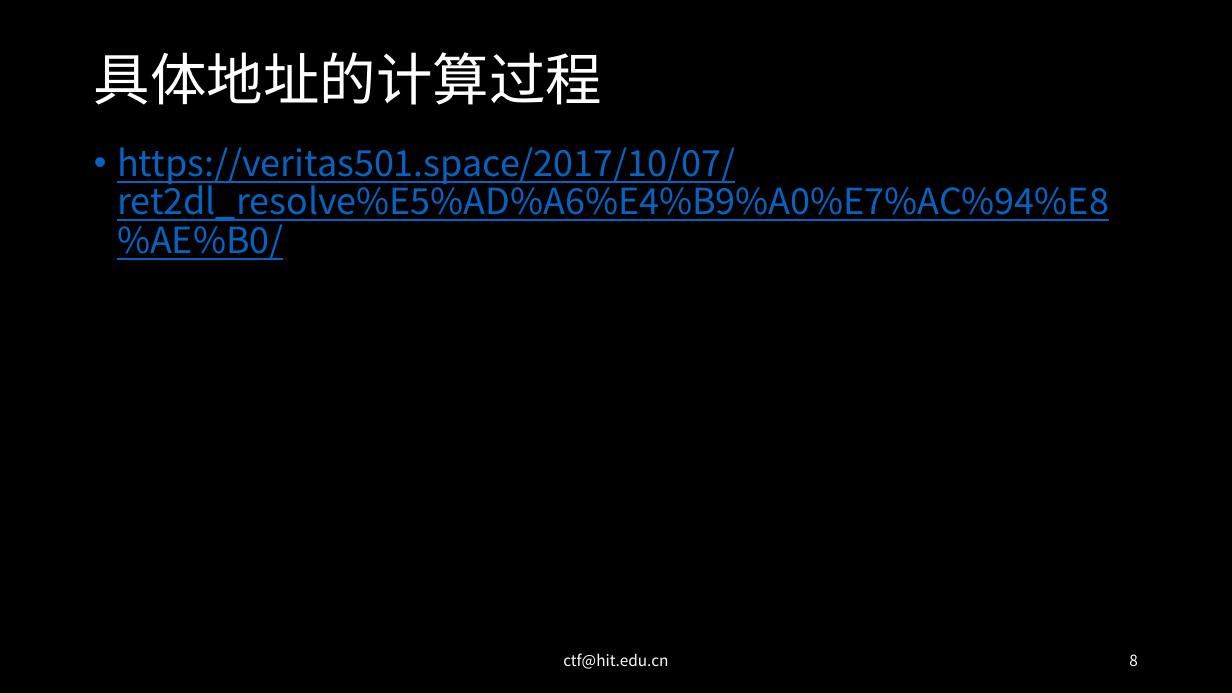
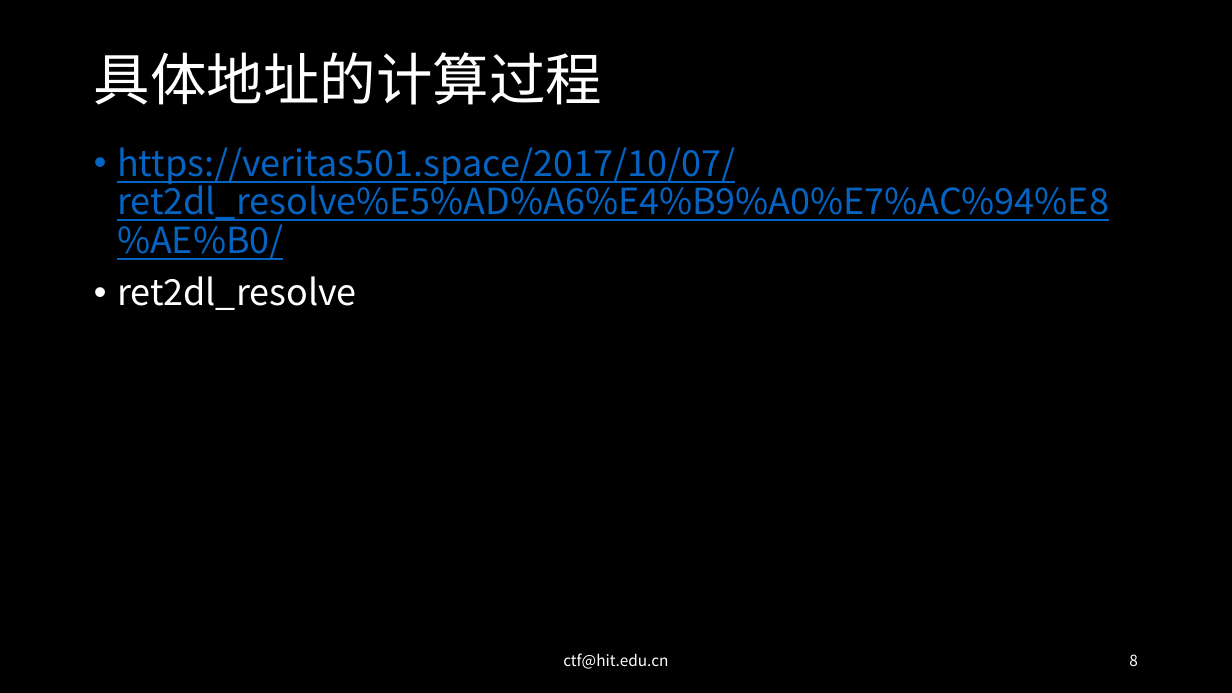
Before and after one commit to 7Hxz233/Lilac_2020_summer_pwn, a slide deck: slide 8 of slides/4-动态链接-plt表和got表.pptx. Drawn at 1232x693 pixels with LibreOffice and Linux fonts; fonts in the diff are those of the drawing. Boxes give left, top, right and bottom in pixels: in the first picture for what was removed or moved away, otherwise in the second. Text is boxed around its words. In the diff, an @@ line names an element or a change of style, - is before the commit and + after.

```diff
--- a/slides/4-动态链接-plt表和got表.pptx
+++ b/slides/4-动态链接-plt表和got表.pptx
@@ text at <box>117,276,357,310</box>: paragraph added @@
+• ret2dl_resolve
```
Also in this commit, not shown: 5 other slides changed, 3 slides added, 13 other files.
